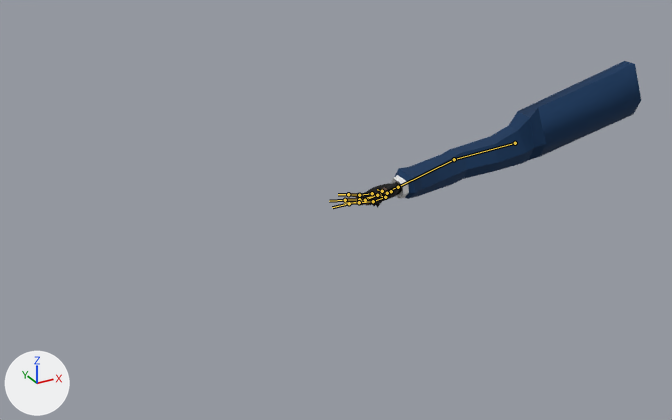
Two versions of the FBX model Assets/Models/(L Arm).fbx, one commit apart.
Both versions are drawn from a 50 mm lens placed at (-9.16, -14.22, 15.87), pointed at (-1.42, -0.14, 8.84). Lighting does not change. The marker at lower left points along +X, +Y and +Z. The bones that bend it are drawn over the model as lines.
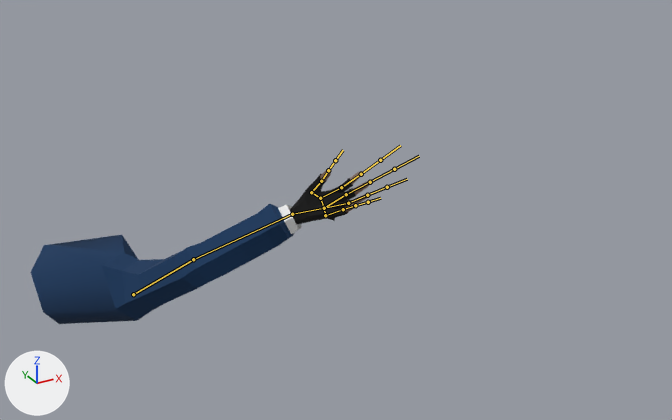
The newer file adds an action. The first version stands in its rest pose; the second is drawn at frame 19 of the action 'Armature.001|Armature.001|Armature.001|ArmatureAction.001'.

Changed parts and their boxes [x1, y1, x2, y2] in the pictures (672 x 420 px):
'Cube.001', posed: before [343, 61, 641, 208]; after [31, 169, 372, 324]
bone 'Bone', root to tip: before (515, 143) to (454, 159); after (133, 294) to (193, 259)
bone 'Bone.001', root to tip: before (454, 159) to (398, 187); after (193, 259) to (292, 214)
bone 'Bone.002', root to tip: before (398, 187) to (377, 195); after (292, 214) to (324, 208)

The change in detail:
Object 'Armature.001' (bone_rig_object) moves from (3.304, 0.764, 8.359) to (-4.342, 1.742, 7.894).
Object 'Armature.001' (bone_rig_object) turns from (0, 0, 0) to (0, 0, 16) degrees about its own x, y and z.
Bone 'Bone' (bone_bone) moves from (0.0, 0.0, 0.0) to (0.24, 2.07, 2.51).
Bone 'Bone' (bone_bone) turns from (0, 0, 0) to (115, 35, 7) degrees about its own x, y and z.
Bone 'Bone.001' (bone_bone_001) turns from (0, 0, 0) to (19, -6, 2) degrees about its own x, y and z.
Bone 'Bone.002' (bone_bone_002) turns from (0, 0, 0) to (1, 37, 12) degrees about its own x, y and z.
